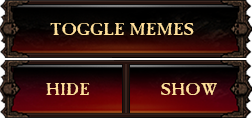
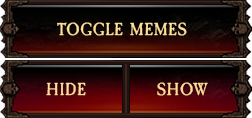
Layer changes from the first 252px x 118px image to the second:
painted on "HIDE" over [46, 82, 90, 96]
painted on "SHOW" over [157, 82, 217, 96]
painted on "TOGGLE MEMES" over [50, 22, 194, 36]
